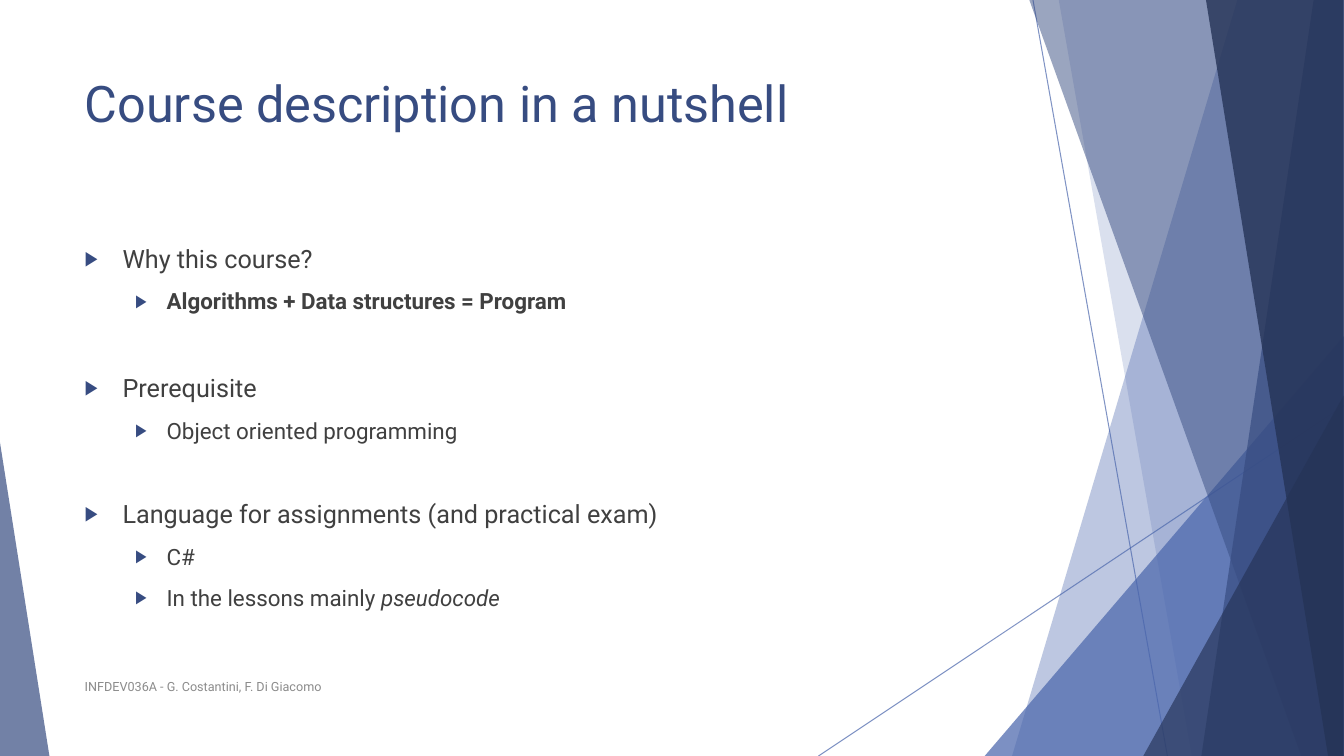
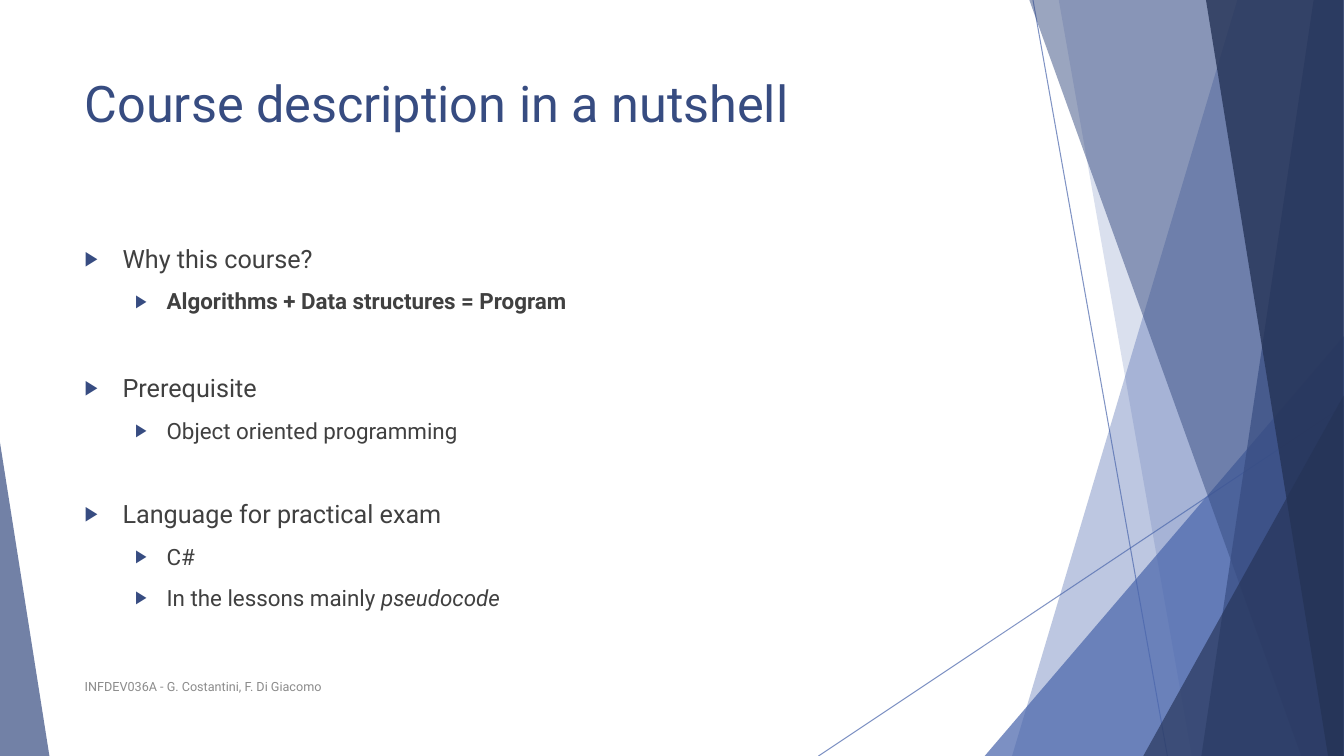
Before and after one commit to FurkanAndac/Development-6A, a slide deck: slide 2 of Lesson slides/Unit 1 - Intro, array, complexity.pptx. Drawn at 1344x756 pixels with LibreOffice and Linux fonts; fonts in the diff are those of the drawing. Boxes give left, top, right and bottom in pixels: in the first picture for what was removed or moved away, otherwise in the second. Text is boxed around its words. In the diff, an @@ line names an element or a change of style, - is before the commit and + after.

Commit message:
small fix

```diff
--- a/Lesson slides/Unit 1 - Intro, array, complexity.pptx
+++ b/Lesson slides/Unit 1 - Intro, array, complexity.pptx
@@ text at (123,504,442,529): text changed @@
-▶ Language for assignments (and practical exam)
+▶ Language for practical exam
```
